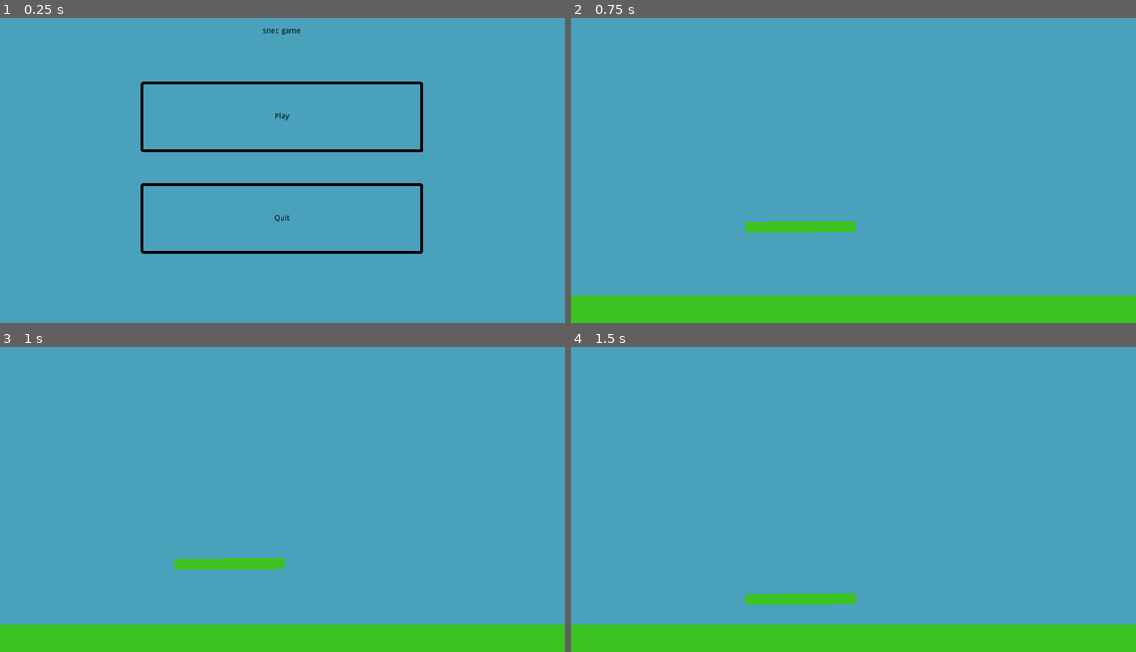
Above: before the commit, frames 1-4 (two rows, left to right).
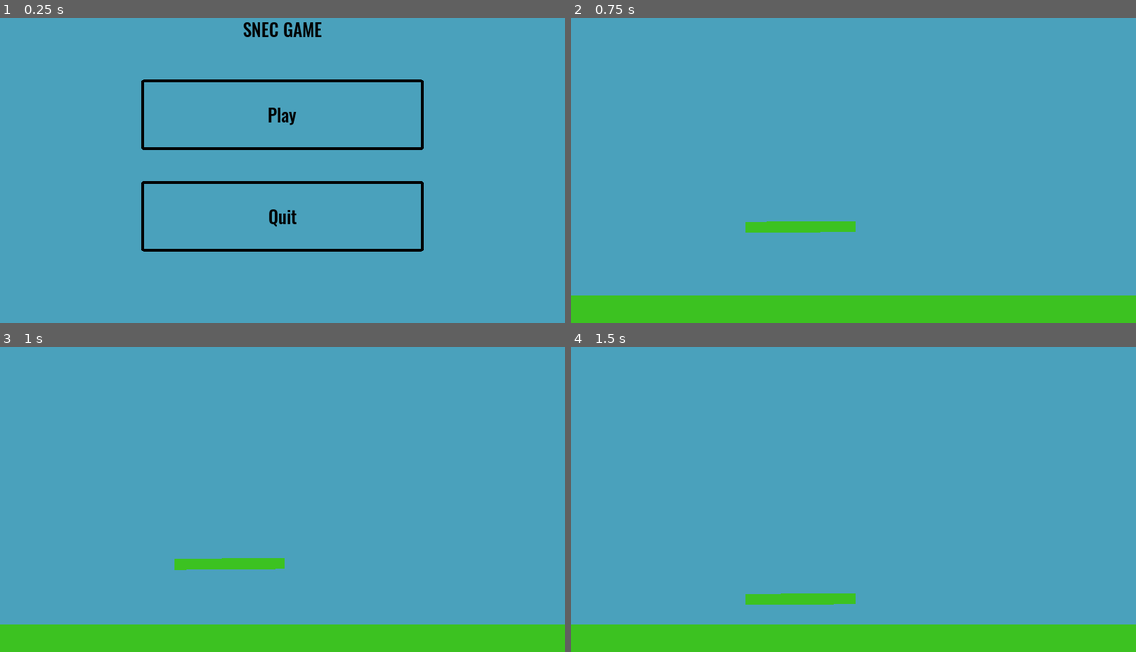
Above: after the commit, the same moments.

Repository: taylorhansen/snek-game
Game: Godot game, scene res://menus/MainMenu.tscn
Same seed, same stepped clock (60 frames per second), same inputs: the game is played once before the commit and once after it.
Inputs:
- Up to frame 1 (0.25 s): no input
- Up to frame 2 (0.75 s): click "Play" at 0.5 s
- Up to frame 3 (1 s): no input
- Up to frame 4 (1.5 s): hold Right (head_right) from 1.28 s (still down); hold Up (head_grip) from 1.28 s (still down)

The runs differ from the first frame. In frame 1, 3.7% of the frame differs, in the area x 24-75%, y 1-78%; in frame 2, nothing differs; in frame 3, nothing differs; in frame 4, nothing differs.

Commit message:
Add Oswald typeface

Diff:
--- a/menus/MainMenu.tscn
+++ b/menus/MainMenu.tscn
@@ -1,16 +1,13 @@
 [gd_scene load_steps=3 format=2]
 
-[ext_resource path="res://menus/MainMenu.gd" type="Script" id=1]
-[ext_resource path="res://menus/theme.tres" type="Theme" id=2]
+[ext_resource path="res://menus/theme.tres" type="Theme" id=1]
+[ext_resource path="res://menus/MainMenu.gd" type="Script" id=2]
 
 [node name="MainMenu" type="Control"]
 anchor_right = 1.0
 anchor_bottom = 1.0
-margin_left = -1.0
-margin_top = 4.0
-margin_right = -1.0
-margin_bottom = 4.0
-script = ExtResource( 1 )
+theme = ExtResource( 1 )
+script = ExtResource( 2 )
 
 [node name="Label" type="Label" parent="."]
 anchor_left = 0.5
@@ -18,8 +15,7 @@
 margin_left = -211.0
 margin_right = 211.0
 margin_bottom = 132.0
-custom_colors/font_color = Color( 0, 0, 0, 1 )
-text = "snec game"
+text = "SNEC GAME"
 align = 1
 valign = 1
 
@@ -33,7 +29,6 @@
 margin_right = 256.0
 margin_bottom = -13.5073
 focus_mode = 0
-theme = ExtResource( 2 )
 shortcut_in_tooltip = false
 enabled_focus_mode = 0
 text = "Play"
@@ -48,7 +43,6 @@
 margin_right = 256.0
 margin_bottom = 170.493
 focus_mode = 0
-theme = ExtResource( 2 )
 shortcut_in_tooltip = false
 enabled_focus_mode = 0
 text = "Quit"
--- a/menus/theme.tres
+++ b/menus/theme.tres
@@ -1,10 +1,16 @@
-[gd_resource type="Theme" load_steps=4 format=2]
+[gd_resource type="Theme" load_steps=6 format=2]
 
 [ext_resource path="res://menus/button_normal.tres" type="StyleBox" id=1]
 [ext_resource path="res://menus/button_hover.tres" type="StyleBox" id=2]
 [ext_resource path="res://menus/button_pressed.tres" type="StyleBox" id=3]
+[ext_resource path="res://menus/Oswald-Medium.ttf" type="DynamicFontData" id=4]
+
+[sub_resource type="DynamicFont" id=1]
+size = 32
+font_data = ExtResource( 4 )
 
 [resource]
+default_font = SubResource( 1 )
 Button/colors/font_color = Color( 0, 0, 0, 1 )
 Button/colors/font_color_disabled = Color( 0, 0, 0, 0.2 )
 Button/colors/font_color_hover = Color( 0, 0, 0, 1 )
@@ -16,3 +22,12 @@
 Button/styles/hover = ExtResource( 2 )
 Button/styles/normal = ExtResource( 1 )
 Button/styles/pressed = ExtResource( 3 )
+Label/colors/font_color = Color( 0, 0, 0, 1 )
+Label/colors/font_color_shadow = Color( 0, 0, 0, 0 )
+Label/colors/font_outline_modulate = Color( 1, 1, 1, 1 )
+Label/constants/line_spacing = 3
+Label/constants/shadow_as_outline = 0
+Label/constants/shadow_offset_x = 1
+Label/constants/shadow_offset_y = 1
+Label/fonts/font = null
+Label/styles/normal = null
--- a/music/Music.tscn
+++ b/music/Music.tscn
@@ -1,14 +1,13 @@
-[gd_scene load_steps=5 format=2]
+[gd_scene load_steps=4 format=2]
 
 [ext_resource path="res://music/Music.gd" type="Script" id=1]
 [ext_resource path="res://music/tranqulity.ogg" type="AudioStream" id=2]
 [ext_resource path="res://music/upbeat.ogg" type="AudioStream" id=3]
-[ext_resource path="res://music/requiem.ogg" type="AudioStream" id=4]
 
 [node name="Music" type="AudioStreamPlayer"]
 pause_mode = 2
 autoplay = true
 bus = "Music"
 script = ExtResource( 1 )
-songs = [ ExtResource( 2 ), ExtResource( 3 ), ExtResource( 4 ) ]
+songs = [ ExtResource( 2 ), ExtResource( 3 ) ]
 [connection signal="finished" from="." to="." method="_on_Music_finished"]
--- a/world/World.tscn
+++ b/world/World.tscn
@@ -76,7 +76,7 @@
 margin_left = -65.0
 margin_right = 65.0
 margin_bottom = 150.0
-text = "paused"
+text = "PAUSED"
 align = 1
 valign = 1
 
Binary file added: menus/Oswald-Medium.ttf
